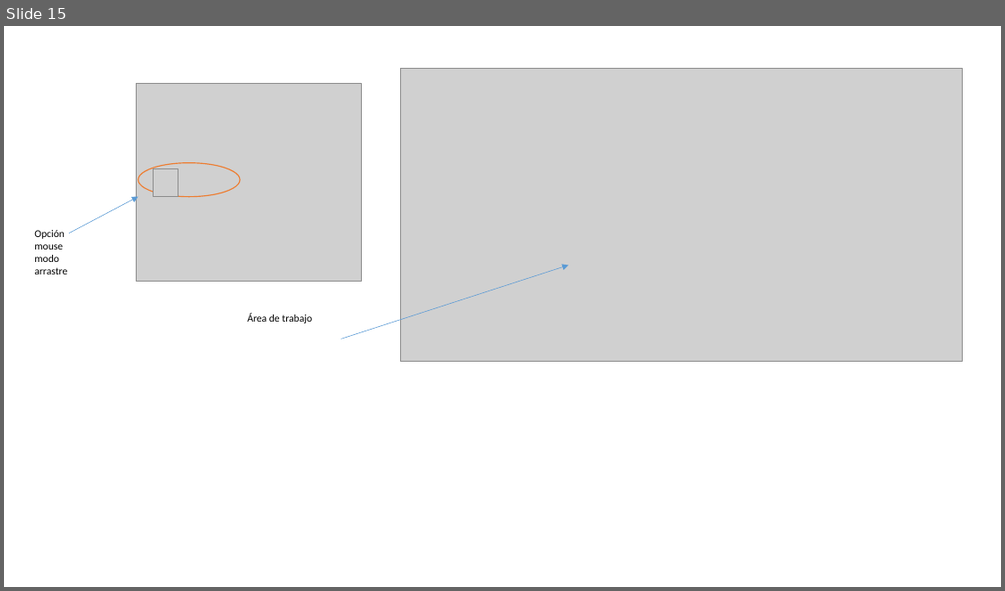
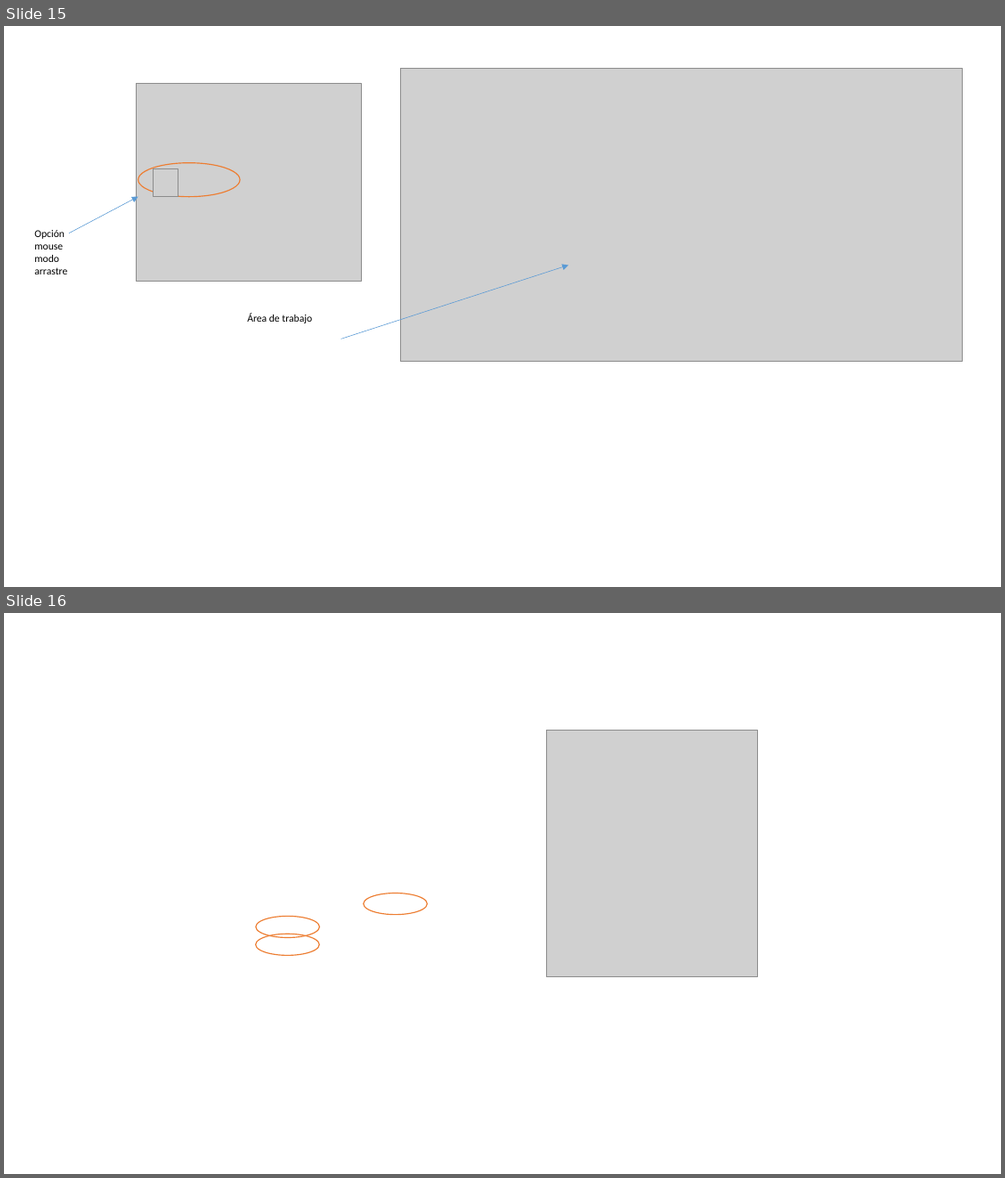
Before and after one commit to ainfante01/Bcp, a slide deck: Imagenes.pptx. Shown one above the other, each under a label of ours: slide 15 before the commit, slides 15 and 16 after it. The pictures are 1005x591 and 1005x1178 pixels, drawn with LibreOffice and Linux fonts; fonts in the diff are those of the drawing; grey boxes stand for pictures. Boxes give left, top, right and bottom in pixels: in the first picture for what was removed or moved away, otherwise in the second. Text is boxed around its words. In the diff, an @@ line names an element or a change of style, - is before the commit and + after.

```diff
--- a/Imagenes.pptx
+++ b/Imagenes.pptx
@@ slide 16 added at [4, 613, 1001, 1174], background #FFFFFF @@
@@ picture added at [547, 730, 758, 976] @@
@@ ellipse added at [364, 892, 428, 915], outline #ED7D31 1 pt @@
@@ ellipse added at [256, 916, 320, 938], outline #ED7D31 1 pt @@
@@ ellipse added at [256, 933, 320, 956], outline #ED7D31 1 pt @@
```
Also in this commit, not shown: 2 other slides added, 3 slides removed, 1 other file.
